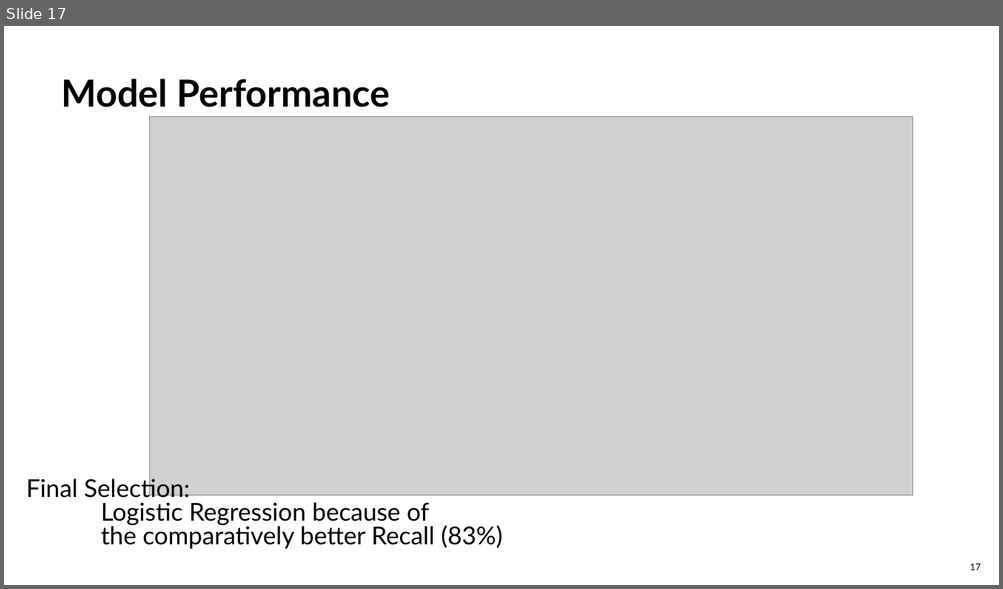
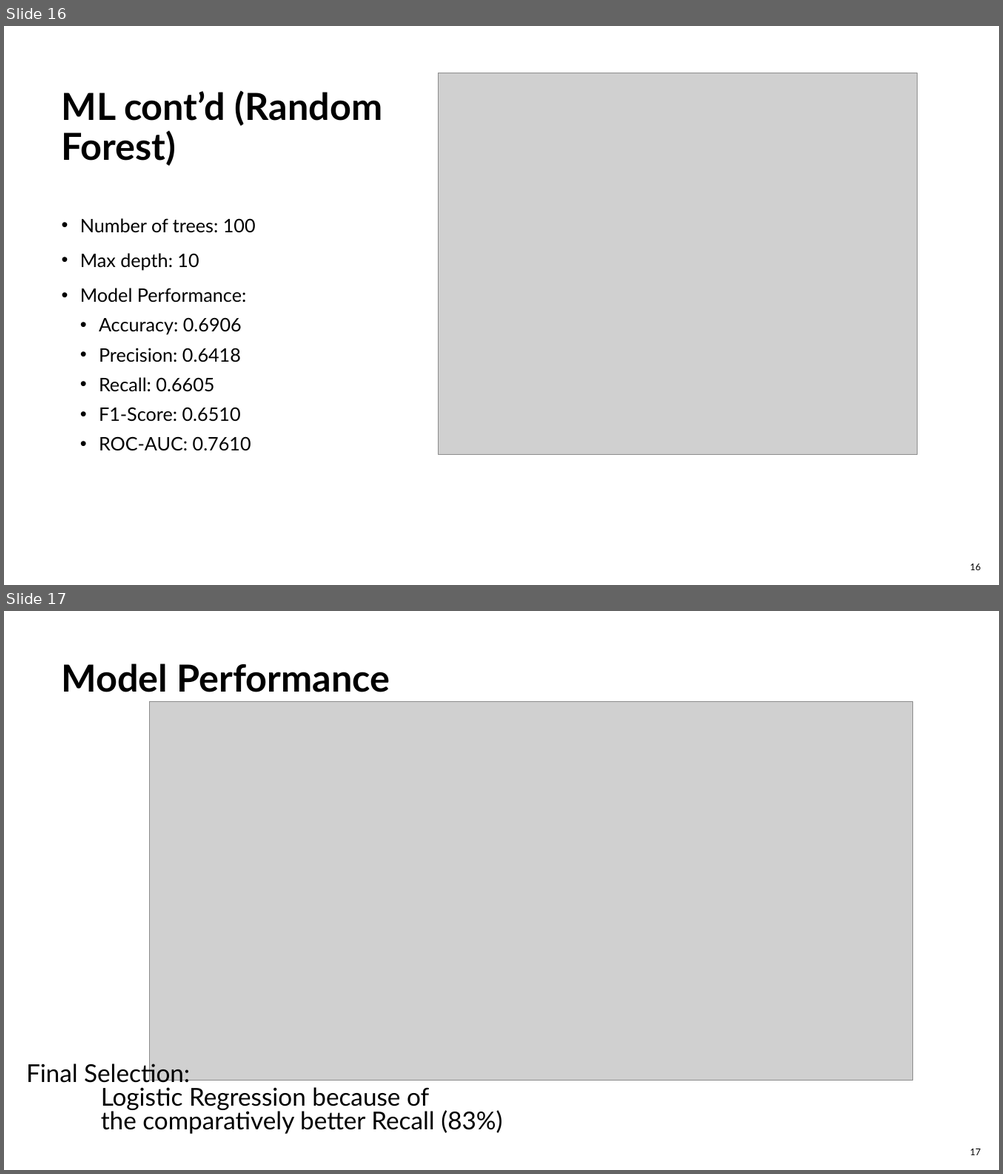
Before and after one commit to MuhammadAbbas99/data_osaaja_harjoittelu, a slide deck: myyntidata_analyysi_07.04.pptx. Shown one above the other, each under a label of ours: slide 17 before the commit, slides 16 and 17 after it. The pictures are 1003x589 and 1003x1174 pixels, drawn with LibreOffice and Linux fonts; fonts in the diff are those of the drawing; grey boxes stand for pictures. Boxes give left, top, right and bottom in pixels: in the first picture for what was removed or moved away, otherwise in the second. Text is boxed around its words. In the diff, an @@ line names an element or a change of style, - is before the commit and + after.

```diff
--- a/myyntidata_analyysi_07.04.pptx
+++ b/myyntidata_analyysi_07.04.pptx
@@ slide 16 added at (x1=4, y1=26, x2=999, y2=585), background #FFFFFF @@
@@ title added at (x1=62, y1=90, x2=382, y2=166), 36 pt, text #000000, bold @@
+ML cont’d (Random Forest)
@@ picture added at (x1=438, y1=73, x2=917, y2=455) @@
@@ text added at (x1=80, y1=218, x2=256, y2=452), 18 pt, text #000000 @@
+• Number of trees: 100
+• Max depth: 10
+• Model Performance:
+  • Accuracy: 0.6906
+  • Precision: 0.6418
+  • Recall: 0.6605
+  • F1-Score: 0.6510
+  • ROC-AUC: 0.7610
@@ page number added at (x1=970, y1=564, x2=981, y2=571), 9 pt, text #000000 @@
+16
```
Also in this commit, not shown: 1 slide changed, 1 other slide added, 2 slides removed, 2 other files.
